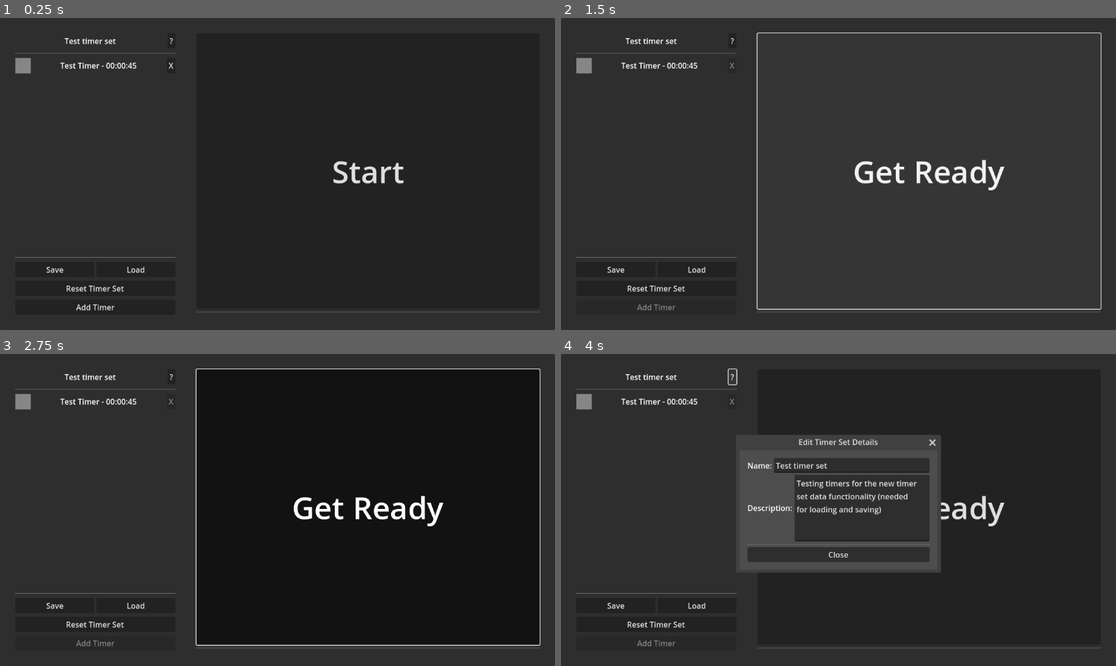
Above: before the commit, frames 1-4 (two rows, left to right).
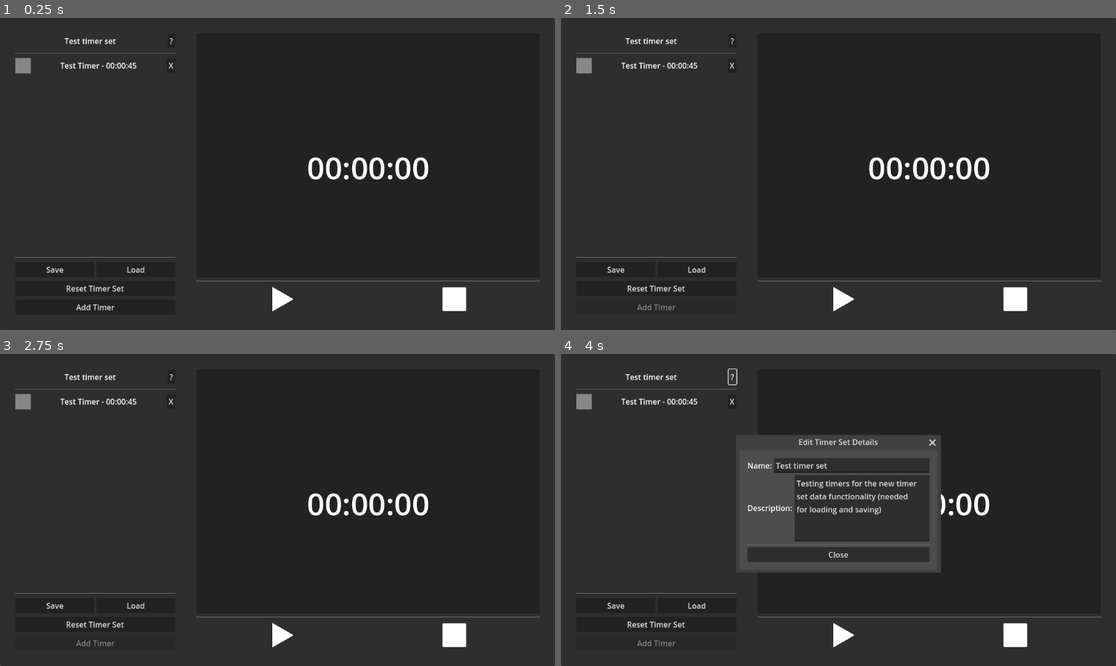
Above: after the commit, the same moments.

Repository: hellocld/sequence_timer
Game: Godot game, scene res://src/main/main.tscn
The game is run twice, just before and just after one commit, with the same random seed, the same clock (stepped at 60 frames per second) and the same inputs.
Inputs (mouse positions are in pixels of both pictures, inside the frame that each line leads up to):
- Up to frame 1 (0.25 s): no input
- Up to frame 2 (1.5 s): click (844, 298) at 0.52 s; click (1016, 298) at 1.27 s
- Up to frame 3 (2.75 s): click (366, 506) at 2 s, where only the run before the commit has a clickable "Get Ready"
- Up to frame 4 (4 s): click (927, 506) at 2.75 s, where only the run before the commit has a clickable "Get Ready"; click "?" at 3.5 s

The runs differ from the first frame. In frame 1, 1.6% of the frame differs, in the area x 35-98%, y 44-94%; in frame 2, 2.7%; in frame 3, 8.0%, in the area x 30-98%, y 4-94%; in frame 4, 1.2%.

Commit message:
Add iconography, controls, control logic.

Diff:
--- /dev/null
+++ b/assets/gfx/icons/control_icons.svg
@@ -0,0 +1,121 @@
+<?xml version="1.0" encoding="UTF-8" standalone="no"?>
+<!-- Created with Inkscape (http://www.inkscape.org/) -->
+
+<svg
+   width="512"
+   height="512"
+   viewBox="0 0 135.46666 135.46667"
+   version="1.1"
+   id="svg1"
+   inkscape:version="1.4 (e7c3feb100, 2024-10-09)"
+   sodipodi:docname="control_icons.svg"
+   xmlns:inkscape="http://www.inkscape.org/namespaces/inkscape"
+   xmlns:sodipodi="http://sodipodi.sourceforge.net/DTD/sodipodi-0.dtd"
+   xmlns="http://www.w3.org/2000/svg"
+   xmlns:svg="http://www.w3.org/2000/svg">
+  <sodipodi:namedview
+     id="namedview1"
+     pagecolor="#ffffff"
+     bordercolor="#999999"
+     borderopacity="1"
+     inkscape:showpageshadow="2"
+     inkscape:pageopacity="0"
+     inkscape:pagecheckerboard="0"
+     inkscape:deskcolor="#d1d1d1"
+     inkscape:document-units="px"
+     showguides="false"
+     inkscape:zoom="1.0467523"
+     inkscape:cx="827.32087"
+     inkscape:cy="319.55985"
+     inkscape:window-width="2558"
+     inkscape:window-height="1386"
+     inkscape:window-x="0"
+     inkscape:window-y="26"
+     inkscape:window-maximized="1"
+     inkscape:current-layer="layer1">
+    <inkscape:page
+       x="0"
+       y="0"
+       width="135.46666"
+       height="135.46667"
+       id="page2"
+       margin="0"
+       bleed="0"
+       inkscape:label="Play" />
+    <inkscape:page
+       x="143.57104"
+       y="-0.25276595"
+       width="135.46666"
+       height="135.46667"
+       id="page3"
+       margin="0"
+       bleed="0"
+       inkscape:label="Pause" />
+    <inkscape:page
+       x="289.03769"
+       y="0"
+       width="135.46666"
+       height="135.46667"
+       id="page4"
+       margin="0"
+       bleed="0"
+       inkscape:label="Stop" />
+  </sodipodi:namedview>
+  <defs
+     id="defs1" />
+  <g
+     inkscape:label="Layer 1"
+     inkscape:groupmode="layer"
+     id="layer1">
+    <path
+       sodipodi:type="star"
+       style="fill:#ffffff;fill-opacity:1;stroke:#ffffff;stroke-width:3.21502737;stroke-linecap:round;stroke-linejoin:round;stroke-dasharray:none;stroke-opacity:1;paint-order:markers fill stroke"
+       id="path1"
+       inkscape:flatsided="true"
+       sodipodi:sides="3"
+       sodipodi:cx="67.73333"
+       sodipodi:cy="67.73333"
+       sodipodi:r1="44.55246"
+       sodipodi:r2="22.27623"
+       sodipodi:arg1="0"
+       sodipodi:arg2="1.0471976"
+       inkscape:rounded="0"
+       inkscape:randomized="0"
+       d="m 112.28579,67.73333 -66.82869,38.58356 0,-77.167122 z"
+       inkscape:transform-center-x="-14.665927"
+       transform="matrix(1.3167332,0,0,1.3167332,-32.591402,-21.453393)"
+       inkscape:transform-center-y="1.2856415e-06" />
+    <g
+       id="g5"
+       transform="translate(5.1817018)"
+       style="stroke-width:4.23333328;stroke-dasharray:none;stroke:#ffffff;stroke-opacity:1">
+      <rect
+         style="fill:#ffffff;fill-opacity:1;stroke:#ffffff;stroke-width:4.23333328;stroke-linecap:round;stroke-linejoin:round;stroke-dasharray:none;stroke-opacity:1;paint-order:markers fill stroke"
+         id="rect5"
+         width="32.875443"
+         height="99.605667"
+         x="161.50156"
+         y="17.677738"
+         rx="0.80989051"
+         ry="1.0583333" />
+      <rect
+         style="fill:#ffffff;fill-opacity:1;stroke:#ffffff;stroke-width:4.23333328;stroke-linecap:round;stroke-linejoin:round;stroke-dasharray:none;stroke-opacity:1;paint-order:markers fill stroke"
+         id="rect5-2"
+         width="32.875443"
+         height="99.605667"
+         x="217.86836"
+         y="17.677738"
+         rx="0.80989051"
+         ry="1.0583333" />
+    </g>
+    <rect
+       style="fill:#ffffff;fill-opacity:1;stroke:#ffffff;stroke-width:4.23333328;stroke-linecap:round;stroke-linejoin:round;stroke-dasharray:none;stroke-opacity:1;paint-order:markers fill stroke"
+       id="rect5-5"
+       width="99.605659"
+       height="99.605659"
+       x="306.9682"
+       y="17.930506"
+       rx="0.80989051"
+       ry="1.0583333" />
+  </g>
+</svg>
--- a/src/main/main.gd
+++ b/src/main/main.gd
@@ -6,11 +6,18 @@
 @export var timer_chime:AudioStreamPlayer
 @export var timer:Timer
 @export var timer_collection_ui:VBoxContainer
-@export var start_button:Button
 @export var add_timer_button:Button
 @export var timer_set_name_label:Label
 @export var timer_set_name_line_edit:LineEdit
 @export var timer_set_description_text_edit:TextEdit
+
+@export_group("Running Timer UI")
+@export var time_remaining_label:Label
+@export var current_timer_description_label:Label
+
+@export_group("Timer Controls")
+@export var stop_button:TextureButton
+@export var start_pause_button:TextureButton
 
 @export_group("Popup")
 @export var timer_popup:Popup
@@ -36,7 +43,8 @@
 
 
 func _ready() -> void:
-	start_button.disabled = _disable_start_button()
+	stop_button.disabled = _disable_start_button()
+	start_pause_button.button_pressed = false
 	if timer_set:
 		_update_timers_ui()
 	else:
@@ -48,8 +56,8 @@
 	if !timer.is_stopped() && timer_set_index >= 0:
 		var hours = int(timer.time_left) / 60 / 60
 		var minutes = (int(timer.time_left) / 60) % 60
-		var seconds = int(timer.time_left) % 60
-		start_button.text = "%02d:%02d:%02d" % [hours, minutes, seconds]
+		var seconds = (int(timer.time_left) % 60)
+		time_remaining_label.text = "%02d:%02d:%02d" % [hours, minutes, seconds]
 
 
 func _update_timers_ui() -> void:
@@ -63,18 +71,11 @@
 	timer_set_name_label.text = timer_set.name
 	timer_set_name_line_edit.text = timer_set.name
 	timer_set_description_text_edit.text = timer_set.description
-	start_button.disabled = _disable_start_button()
+	start_pause_button.disabled = _disable_start_button()
 
 
 func _on_add_timer_button_pressed() -> void:
 	timer_popup.popup_centered()
-
-
-func _on_start_button_pressed() -> void:
-	_lock_timer_ui(true)
-	start_button.text = "Get Ready"
-	timer_set_index = -1
-	timer.start(3)
 
 
 func _on_reset_button_pressed() -> void:
@@ -89,7 +90,8 @@
 		timer_chime.stream = timer_all_done_chime
 		_lock_timer_ui(false)
 		timer.stop()
-		start_button.text = "Start"
+		current_timer_description_label.text = ""
+		start_pause_button.button_pressed = false
 	else:
 		timer_chime.stream = timer_timeout_chime
 		for t:CustomTimer in timer_collection_ui.get_children():
@@ -97,6 +99,7 @@
 				t.is_active = true
 				break
 		timer.start(timer_set.timers[timer_set_index].duration_in_seconds)
+		current_timer_description_label.text = timer_set.timers[timer_set_index].description
 	timer_chime.play()
 
 
@@ -109,7 +112,7 @@
 	timer_set.timers.push_back(new_timer_data)
 	_update_timers_ui()
 	timer_popup.hide()
-	start_button.disabled = _disable_start_button()
+	start_pause_button.disabled = _disable_start_button()
 
 
 
@@ -170,3 +173,23 @@
 
 func _on_edit_timer_set_details_button_pressed() -> void:
 	timer_set_details_popup.show()
+
+
+func _on_start_pause_button_toggled(toggled_on: bool) -> void:
+	timer.paused = !toggled_on
+	if toggled_on && timer.is_stopped():
+		_start_timer_sequence()
+
+
+func _start_timer_sequence() -> void:
+	_lock_timer_ui(true)
+	timer_set_index = -1
+	_on_timer_timeout()
+
+
+func _on_stop_button_pressed() -> void:
+	timer.stop()
+	start_pause_button.button_pressed = false
+	current_timer_description_label.text = ""
+	time_remaining_label.text = "00:00:00"
+	_update_timers_ui()
--- a/src/main/main.tscn
+++ b/src/main/main.tscn
@@ -6,6 +6,9 @@
 [ext_resource type="Script" uid="uid://cjrcf4d22mmgn" path="res://src/main/timer_data.gd" id="3_30cu5"]
 [ext_resource type="AudioStream" uid="uid://blv3fsoxoas1b" path="res://assets/sfx/timer_end.wav" id="3_djufw"]
 [ext_resource type="AudioStream" uid="uid://dmbii2txfvmyd" path="res://assets/sfx/all_timers_end.wav" id="4_jkpqq"]
+[ext_resource type="Texture2D" uid="uid://dg1x7tafgwavs" path="res://assets/gfx/icons/Play.png" id="7_2nke2"]
+[ext_resource type="Texture2D" uid="uid://b1stnn6l5lniy" path="res://assets/gfx/icons/Pause.png" id="8_km7bn"]
+[ext_resource type="Texture2D" uid="uid://o5y8ona73746" path="res://assets/gfx/icons/Stop.png" id="9_erw1m"]
 
 [sub_resource type="Theme" id="Theme_rccf1"]
 MarginContainer/constants/margin_bottom = 16
@@ -28,7 +31,7 @@
 timers = Array[ExtResource("3_30cu5")]([SubResource("Resource_frqgp")])
 metadata/_custom_type_script = "uid://mh586gvfrh00"
 
-[node name="Main" type="Control" node_paths=PackedStringArray("timer_chime", "timer", "timer_collection_ui", "start_button", "add_timer_button", "timer_set_name_label", "timer_set_name_line_edit", "timer_set_description_text_edit", "timer_popup", "add_timer_line_edit", …(146 unchanged characters)…
+[node name="Main" type="Control" node_paths=PackedStringArray("timer_chime", "timer", "timer_collection_ui", "add_timer_button", "timer_set_name_label", "timer_set_name_line_edit", "timer_set_description_text_edit", "time_remaining_label", "current_timer_description_label", "stop_button", "start_pause_button", "timer_popup", "add_timer_line_edit", …(146 unchanged characters)…
 layout_mode = 3
 anchors_preset = 15
 anchor_right = 1.0
@@ -41,11 +44,14 @@
 timer_chime = NodePath("TimerChime")
 timer = NodePath("Timer")
 timer_collection_ui = NodePath("PanelContainer/MarginContainer/HSplitContainer/MarginContainer/Timers/ScrollContainer/AddedTimers")
-start_button = NodePath("PanelContainer/MarginContainer/HSplitContainer/MarginContainer2/Countdown/StartButton")
 add_timer_button = NodePath("PanelContainer/MarginContainer/HSplitContainer/MarginContainer/Timers/AddTimerButton")
 timer_set_name_label = NodePath("PanelContainer/MarginContainer/HSplitContainer/MarginContainer/Timers/HBoxContainer2/TimerSetName")
 timer_set_name_line_edit = NodePath("EditTimerSetDetailsPopup/MarginContainer/VBoxContainer/NameContainer/TimerSetNameLineEdit")
 timer_set_description_text_edit = NodePath("EditTimerSetDetailsPopup/MarginContainer/VBoxContainer/Description Container/TimerSetDescriptionTextEdit")
+time_remaining_label = NodePath("PanelContainer/MarginContainer/HSplitContainer/MarginContainer2/Countdown/PanelContainer/VBoxContainer/TimeRemainingLabel")
+current_timer_description_label = NodePath("PanelContainer/MarginContainer/HSplitContainer/MarginContainer2/Countdown/PanelContainer/VBoxContainer/TimerDescription")
+stop_button = NodePath("PanelContainer/MarginContainer/HSplitContainer/MarginContainer2/Countdown/ControlButtons/StopButton")
+start_pause_button = NodePath("PanelContainer/MarginContainer/HSplitContainer/MarginContainer2/Countdown/ControlButtons/StartPauseButton")
 timer_popup = NodePath("AddTimerPopup")
 add_timer_line_edit = NodePath("AddTimerPopup/MarginContainer/VBoxContainer/HBoxContainer/LineEdit")
 add_timer_duration_hours = NodePath("AddTimerPopup/MarginContainer/VBoxContainer/HBoxContainer2/HoursSpinBox")
@@ -141,18 +147,48 @@
 layout_mode = 2
 size_flags_horizontal = 3
 
-[node name="StartButton" type="Button" parent="PanelContainer/MarginContainer/HSplitContainer/MarginContainer2/Countdown"]
+[node name="PanelContainer" type="PanelContainer" parent="PanelContainer/MarginContainer/HSplitContainer/MarginContainer2/Countdown"]
 layout_mode = 2
 size_flags_vertical = 3
+
+[node name="VBoxContainer" type="VBoxContainer" parent="PanelContainer/MarginContainer/HSplitContainer/MarginContainer2/Countdown/PanelContainer"]
+layout_mode = 2
+alignment = 1
+
+[node name="TimerDescription" type="Label" parent="PanelContainer/MarginContainer/HSplitContainer/MarginContainer2/Countdown/PanelContainer/VBoxContainer"]
+layout_mode = 2
+theme_override_font_sizes/font_size = 32
+horizontal_alignment = 1
+
+[node name="TimeRemainingLabel" type="Label" parent="PanelContainer/MarginContainer/HSplitContainer/MarginContainer2/Countdown/PanelContainer/VBoxContainer"]
+layout_mode = 2
 theme_override_font_sizes/font_size = 64
+text = "00:00:00"
+horizontal_alignment = 1
+
+[node name="HSeparator" type="HSeparator" parent="PanelContainer/MarginContainer/HSplitContainer/MarginContainer2/Countdown"]
+layout_mode = 2
+
+[node name="ControlButtons" type="HBoxContainer" parent="PanelContainer/MarginContainer/HSplitContainer/MarginContainer2/Countdown"]
+layout_mode = 2
+
+[node name="StartPauseButton" type="TextureButton" parent="PanelContainer/MarginContainer/HSplitContainer/MarginContainer2/Countdown/ControlButtons"]
+custom_minimum_size = Vector2(0, 64)
+layout_mode = 2
+size_flags_horizontal = 3
 toggle_mode = true
-text = "Start"
-
-[node name="HSeparator" type="HSeparator" parent="PanelContainer/MarginContainer/HSplitContainer/MarginContainer2/Countdown"]
-layout_mode = 2
-
-[node name="ControlButtons" type="HBoxContainer" parent="PanelContainer/MarginContainer/HSplitContainer/MarginContainer2/Countdown"]
-layout_mode = 2
+texture_normal = ExtResource("7_2nke2")
+texture_pressed = ExtResource("8_km7bn")
+ignore_texture_size = true
+stretch_mode = 5
+
+[node name="StopButton" type="TextureButton" parent="PanelContainer/MarginContainer/HSplitContainer/MarginContainer2/Countdown/ControlButtons"]
+custom_minimum_size = Vector2(0, 64)
+layout_mode = 2
+size_flags_horizontal = 3
+texture_normal = ExtResource("9_erw1m")
+ignore_texture_size = true
+stretch_mode = 5
 
 [node name="TimerChime" type="AudioStreamPlayer" parent="."]
 
@@ -295,7 +331,8 @@
 [connection signal="pressed" from="PanelContainer/MarginContainer/HSplitContainer/MarginContainer/Timers/HBoxContainer/LoadButton" to="." method="_on_load_button_pressed"]
 [connection signal="pressed" from="PanelContainer/MarginContainer/HSplitContainer/MarginContainer/Timers/ResetButton" to="." method="_on_reset_button_pressed"]
 [connection signal="pressed" from="PanelContainer/MarginContainer/HSplitContainer/MarginContainer/Timers/AddTimerButton" to="." method="_on_add_timer_button_pressed"]
-[connection signal="pressed" from="PanelContainer/MarginContainer/HSplitContainer/MarginContainer2/Countdown/StartButton" to="." method="_on_start_button_pressed"]
+[connection signal="toggled" from="PanelContainer/MarginContainer/HSplitContainer/MarginContainer2/Countdown/ControlButtons/StartPauseButton" to="." method="_on_start_pause_button_toggled"]
+[connection signal="pressed" from="PanelContainer/MarginContainer/HSplitContainer/MarginContainer2/Countdown/ControlButtons/StopButton" to="." method="_on_stop_button_pressed"]
 [connection signal="timeout" from="Timer" to="." method="_on_timer_timeout"]
 [connection signal="text_changed" from="EditTimerSetDetailsPopup/MarginContainer/VBoxContainer/NameContainer/TimerSetNameLineEdit" to="." method="_on_timer_set_name_line_edit_text_changed"]
 [connection signal="text_changed" from="EditTimerSetDetailsPopup/MarginContainer/VBoxContainer/Description Container/TimerSetDescriptionTextEdit" to="." method="_on_timer_set_description_text_edit_text_changed"]
Binary file added: assets/gfx/icons/Pause.png
Not shown, added: assets/gfx/icons/Pause.png.import
Binary file added: assets/gfx/icons/Play.png
Not shown, added: assets/gfx/icons/Play.png.import
Binary file added: assets/gfx/icons/Stop.png
Not shown, added: assets/gfx/icons/Stop.png.import
Not shown, added: assets/gfx/icons/control_icons.svg.import
Not shown: 1 places in src/main/main.tscn that only renumber resources
